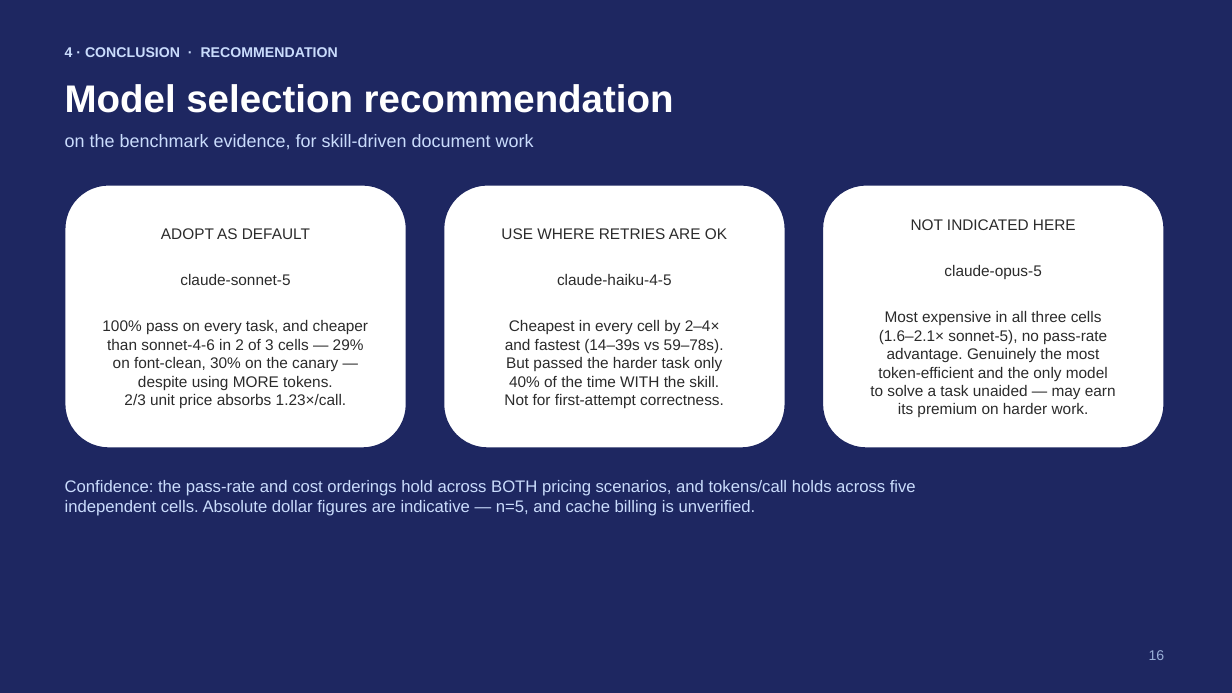
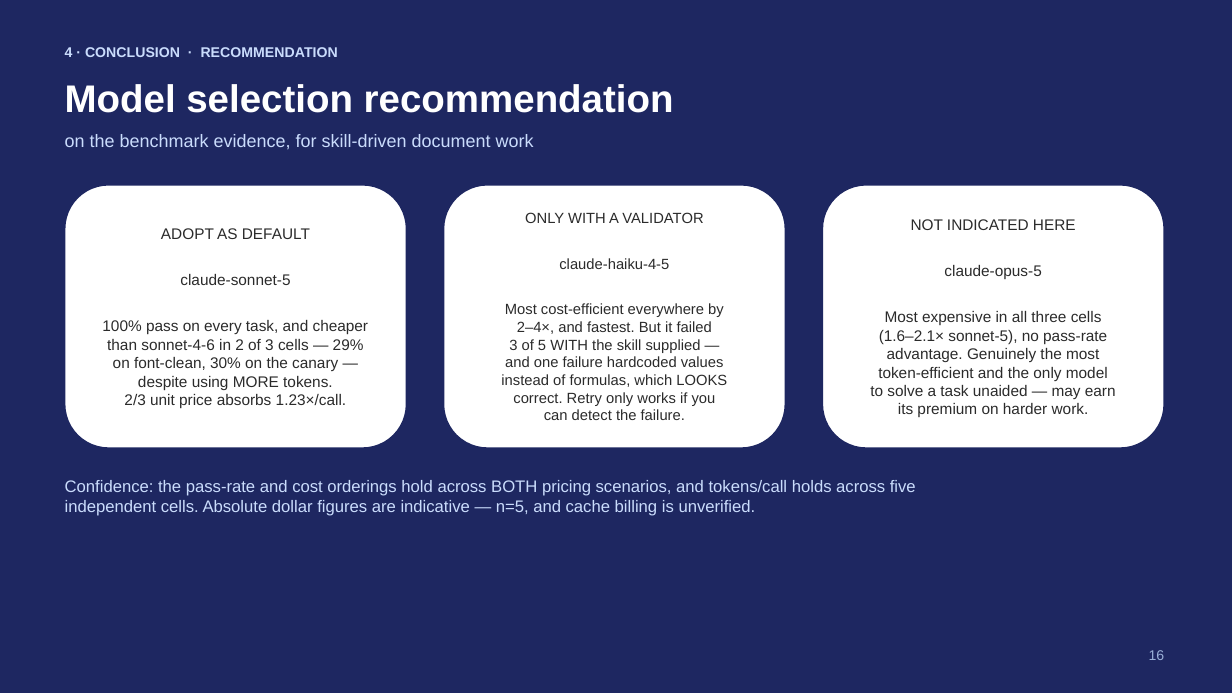
Before and after one commit to rossoctl/autobench-claudecode, a slide deck: slide 16 of results/autobench-claudecode-summary.pptx. Drawn at 1232x693 pixels with LibreOffice and Linux fonts; fonts in the diff are those of the drawing. Boxes give left, top, right and bottom in pixels: in the first picture for what was removed or moved away, otherwise in the second. Text is boxed around its words. In the diff, an @@ line names an element or a change of style, - is before the commit and + after.

```diff
--- a/results/autobench-claudecode-summary.pptx
+++ b/results/autobench-claudecode-summary.pptx
@@ text in rounded rectangle at bbox=[525, 212, 703, 223]: text changed; size 12 to 11.5 pt @@
-USE WHERE RETRIES ARE OK
+ONLY WITH A VALIDATOR
@@ text in rounded rectangle at bbox=[559, 258, 669, 269]: size 12 to 11.5 pt in "claude-haiku-4-5" @@
@@ text in rounded rectangle at bbox=[501, 303, 727, 420]: text changed; size 12 to 11.5 pt @@
-Cheapest in every cell by 2–4×
-and fastest (14–39s vs 59–78s).
-But passed the harder task only
-40% of the time WITH the skill.
-Not for first-attempt correctness.
+Most cost-efficient everywhere by
+2–4×, and fastest. But it failed
+3 of 5 WITH the skill supplied —
+and one failure hardcoded values
+instead of formulas, which LOOKS
+correct. Retry only works if you
+can detect the failure.
```
Also in this commit, not shown: 3 other slides changed, 2 other files.
